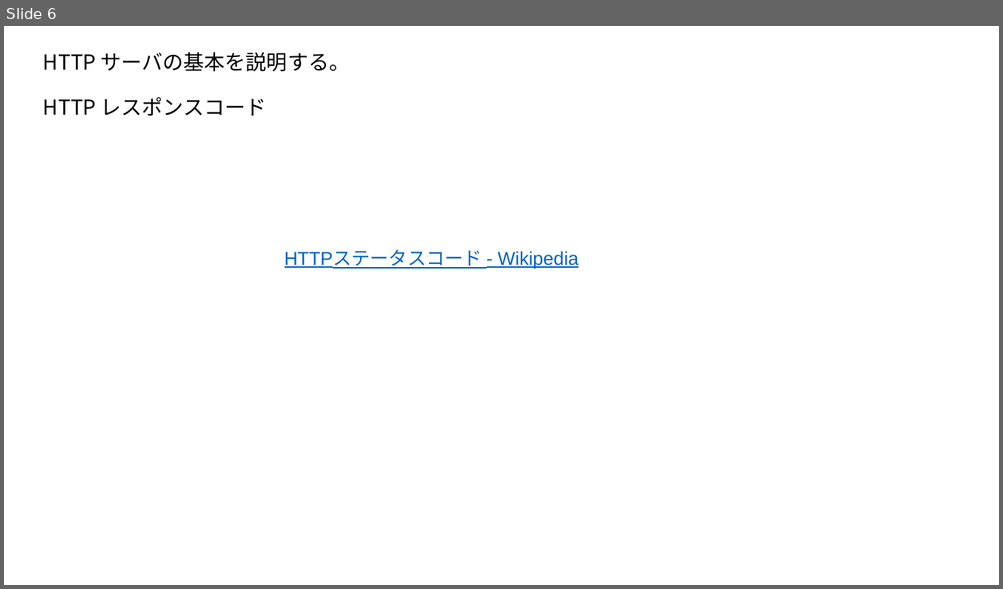
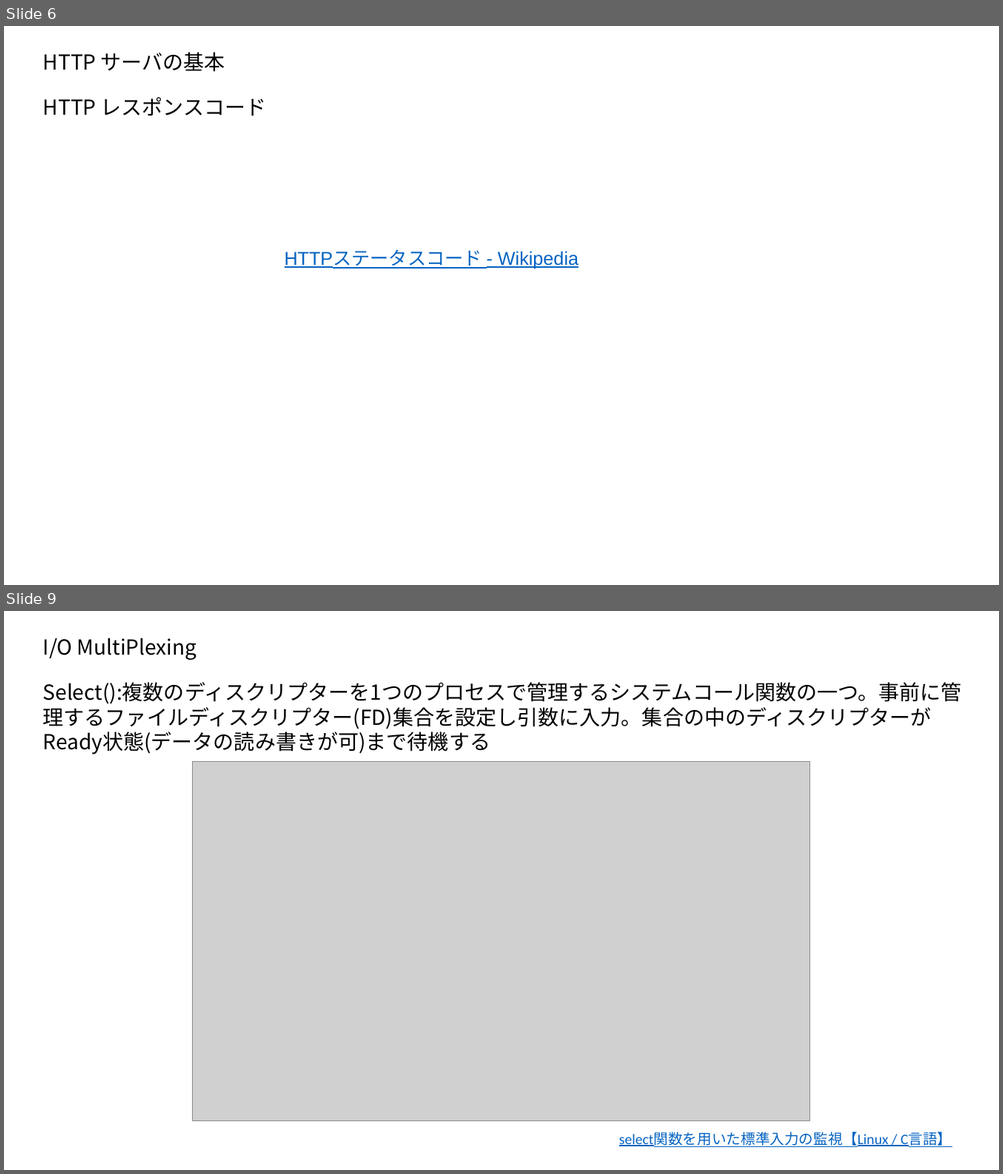
Before and after one commit to sk-uma/webserv, a slide deck: explain.pptx. Shown one above the other, each under a label of ours: slide 6 before the commit, slides 6 and 9 after it; the slides between them are not shown. The pictures are 1003x589 and 1003x1174 pixels, drawn with LibreOffice and Linux fonts; fonts in the diff are those of the drawing; grey boxes stand for pictures. Boxes give left, top, right and bottom in pixels: in the first picture for what was removed or moved away, otherwise in the second. Text is boxed around its words. In the diff, an @@ line names an element or a change of style, - is before the commit and + after.

```diff
--- a/explain.pptx
+++ b/explain.pptx
@@ slide 9 added at (x1=4, y1=611, x2=999, y2=1170), background #FFFFFF @@
@@ text added at (x1=43, y1=638, x2=197, y2=660), 20 pt, text #000000 @@
+I/O MultiPlexing
@@ text added at (x1=43, y1=682, x2=962, y2=755), 20 pt, text #000000 @@
+Select():複数のディスクリプターを1つのプロセスで管理するシステムコール関数の一つ。事前に管理するファイルディスクリプター(FD)集合を設定し引数に入力。集合の中のディスクリプターがReady状態(データの読み書きが可)まで待機する
@@ picture added at (x1=193, y1=762, x2=810, y2=1122) @@
@@ text added at (x1=619, y1=1132, x2=952, y2=1147), 14 pt, text #0563C1, underline @@
+select関数を用いた標準入力の監視【Linux / C言語】
@@ slide 6 changed as well @@
@@ text at (x1=43, y1=52, x2=225, y2=72): text changed @@
-HTTP サーバの基本を説明する。
+HTTP サーバの基本
```
Also in this commit, not shown: 4 other slides changed, 4 other slides added, 3 other files.
